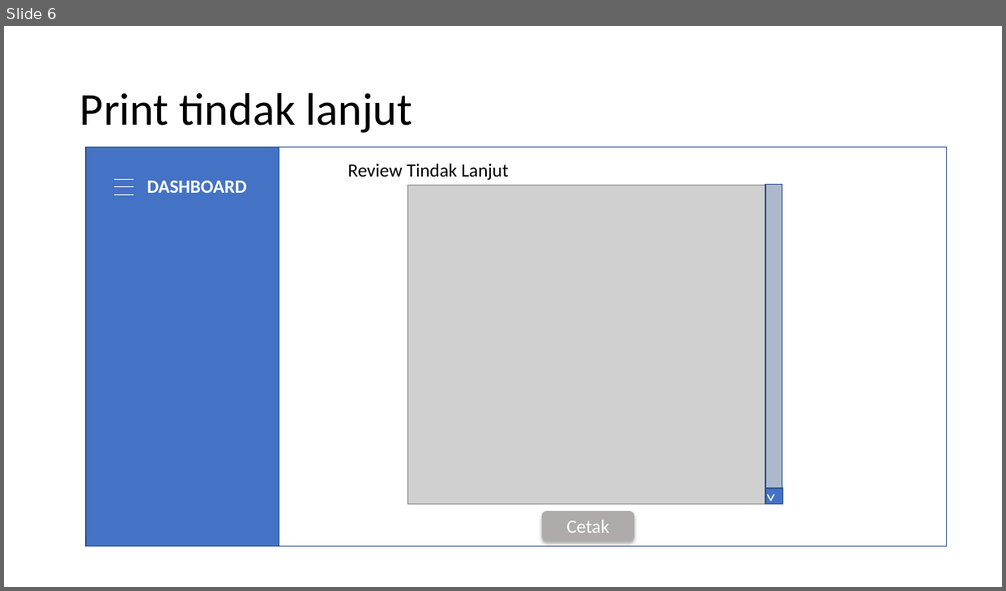
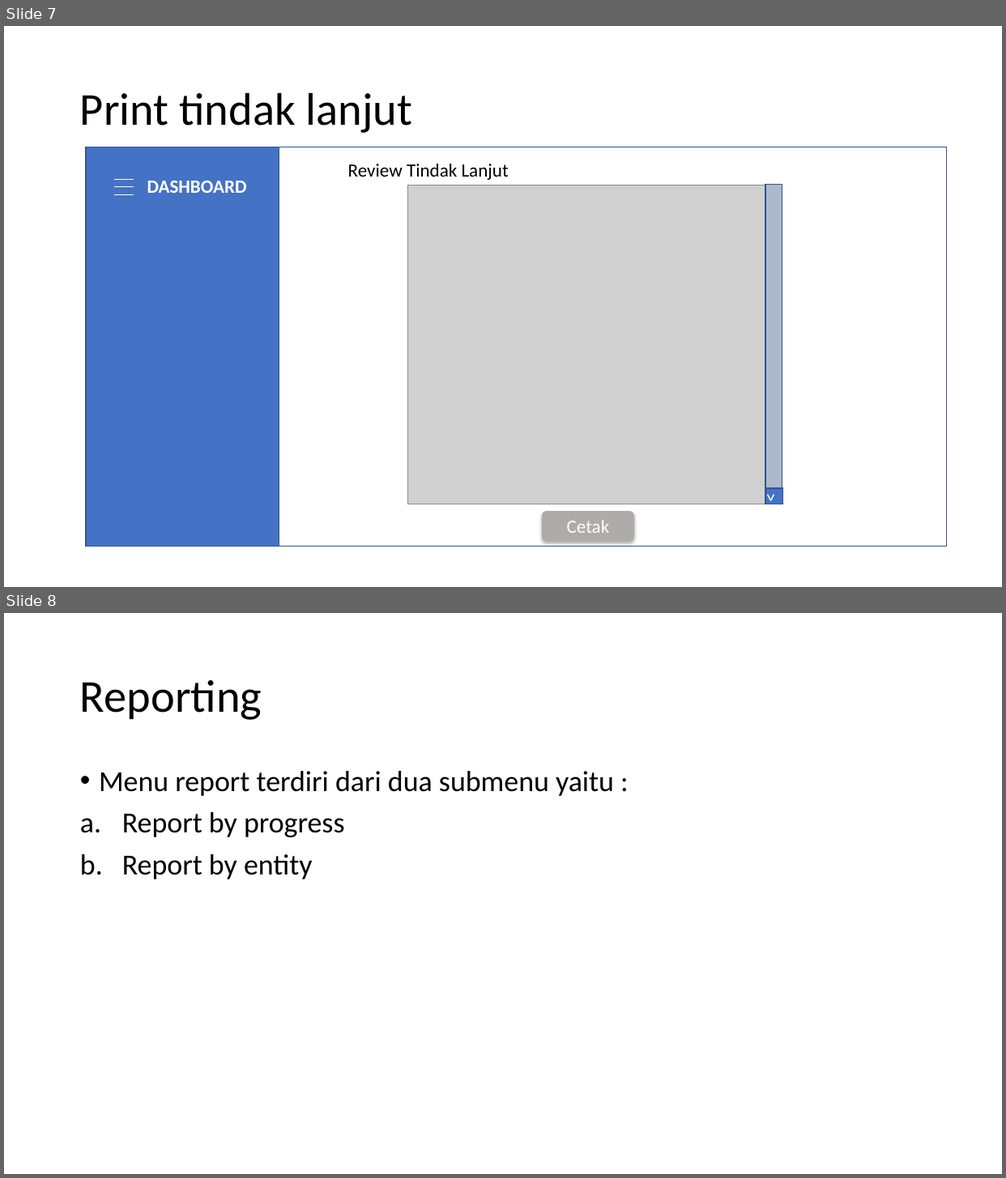
Before and after one commit to ramadhanbay/hibah_helper, a slide deck: Document/Charts & UI.pptx. Shown one above the other, each under a label of ours: slide 6 before the commit, slides 7 and 8 after it. The pictures are 1006x591 and 1006x1178 pixels, drawn with LibreOffice and Linux fonts; fonts in the diff are those of the drawing; grey boxes stand for pictures. Boxes give left, top, right and bottom in pixels: in the first picture for what was removed or moved away, otherwise in the second. Text is boxed around its words. In the diff, an @@ line names an element or a change of style, - is before the commit and + after.

Commit message:
report

```diff
--- a/Document/Charts & UI.pptx
+++ b/Document/Charts & UI.pptx
@@ slide 8 added at <box>4,613,1002,1174</box>, background #FFFFFF @@
@@ title added at <box>80,680,262,720</box>, 44 pt, text #000000 @@
+Reporting
@@ text added at <box>99,771,614,879</box>, 28 pt, text #000000 @@
+• Menu report terdiri dari dua submenu yaitu :
+a. Report by progress
+b. Report by entity
@@ what was slide 6 is now slide 7 @@
```
Also in this commit, not shown: 6 other slides added, 10 other files.
